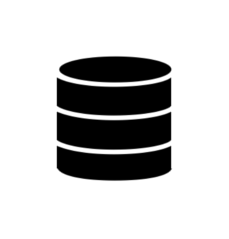
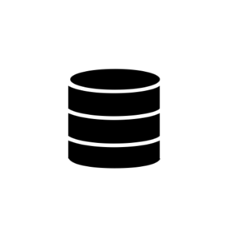
Two versions of the same layered image (229×239). Layer-by-layer changes:
painted on "36146-200.png" over [56, 55, 173, 182]
renamed "Layer #1" to "Layer", painted on it over [56, 55, 173, 182]
